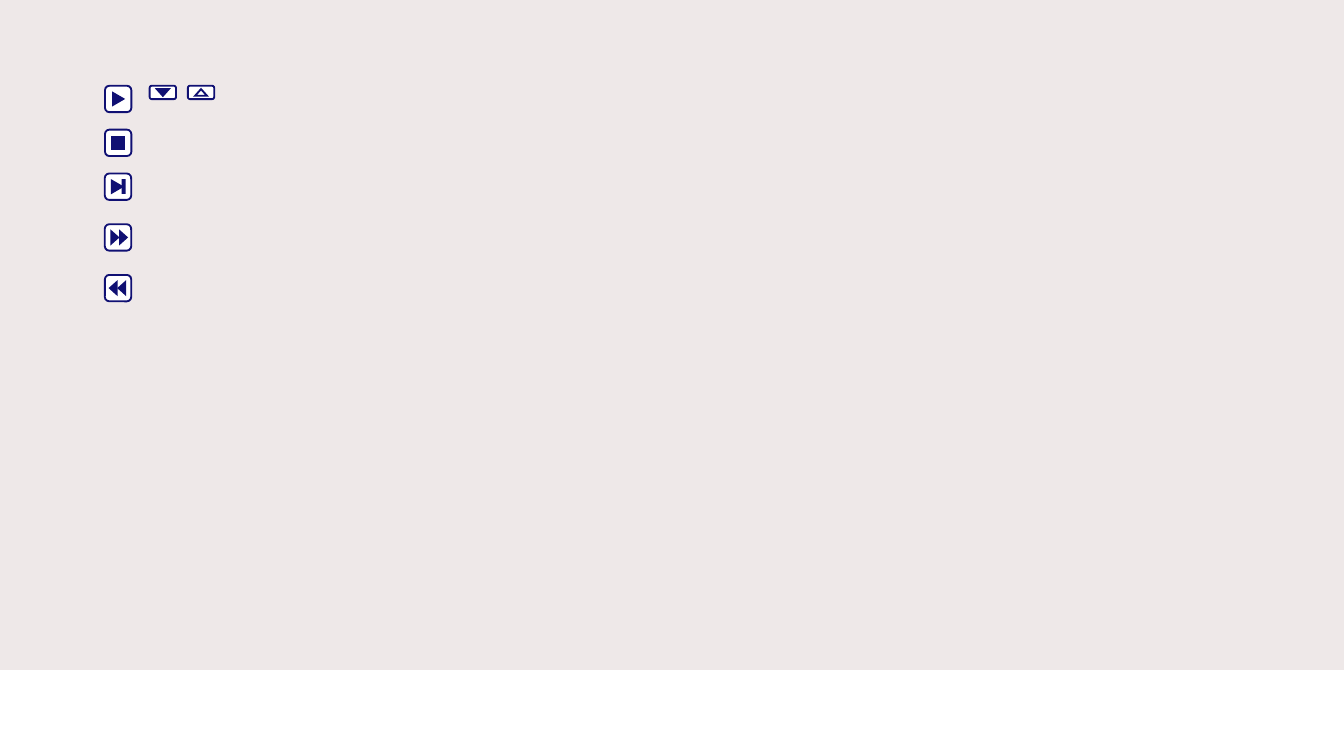
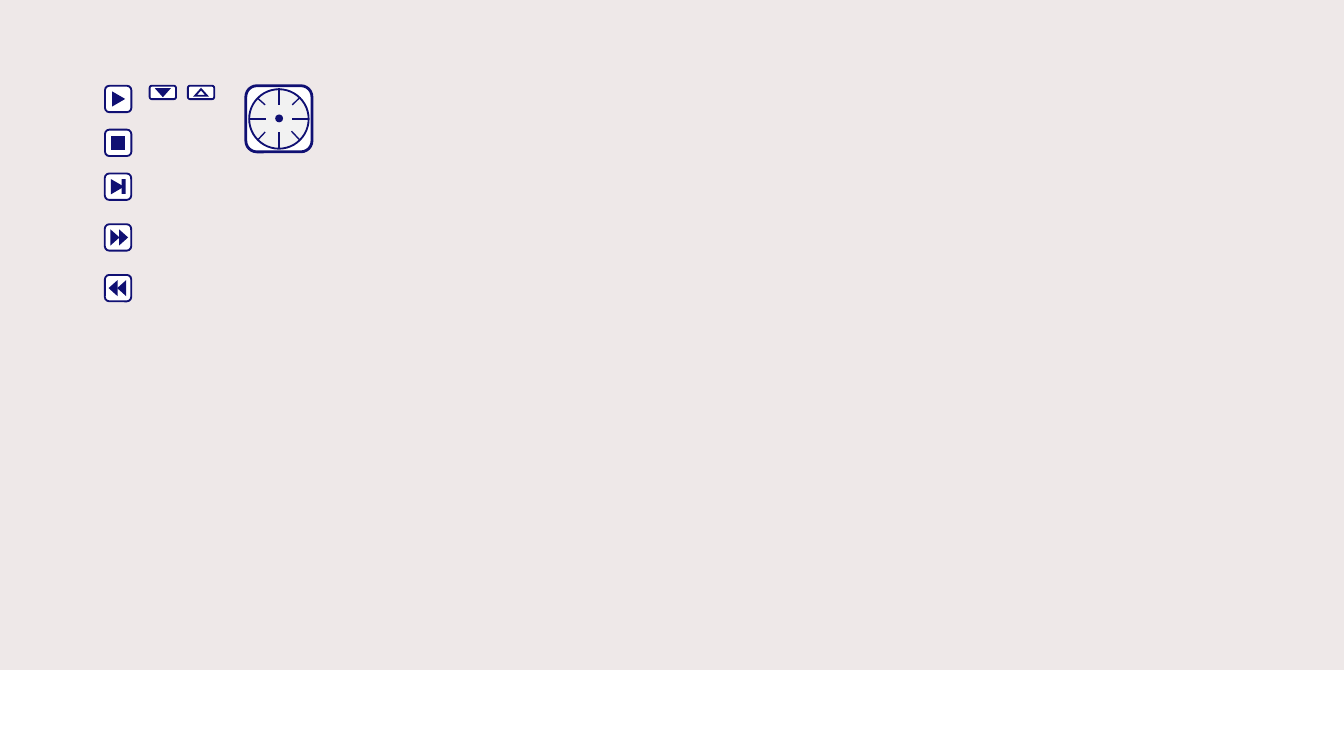
Before and after one commit to bpogroup/simpn, a slide deck: slide 1 of assetssrc/buttons.pptx. Drawn at 1344x756 pixels with LibreOffice and Linux fonts; fonts in the diff are those of the drawing; background and template pictures are left out. Boxes give left, top, right and bottom in pixels: in the first picture for what was removed or moved away, otherwise in the second. Text is boxed around its words. In the diff, an @@ line names an element or a change of style, - is before the commit and + after.

```diff
--- a/assetssrc/buttons.pptx
+++ b/assetssrc/buttons.pptx
@@ rounded rectangle added at box(246, 86, 312, 152), fill #FFFFFF, outline #101073 1.5 pt @@
@@ group added at box(249, 89, 309, 149): 9 lines, 2 ellipses @@
```
Also in this commit, not shown: 1 other file.
